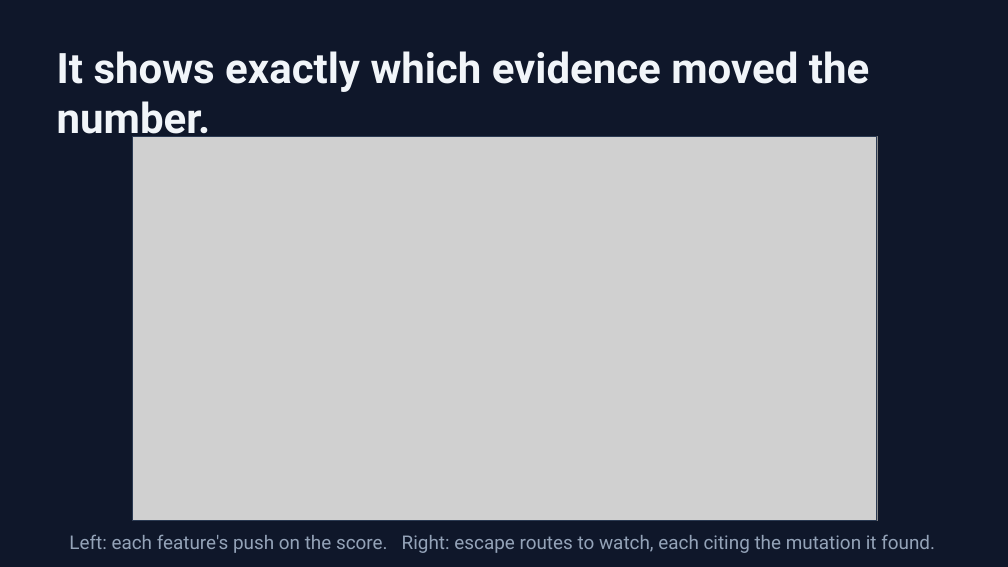
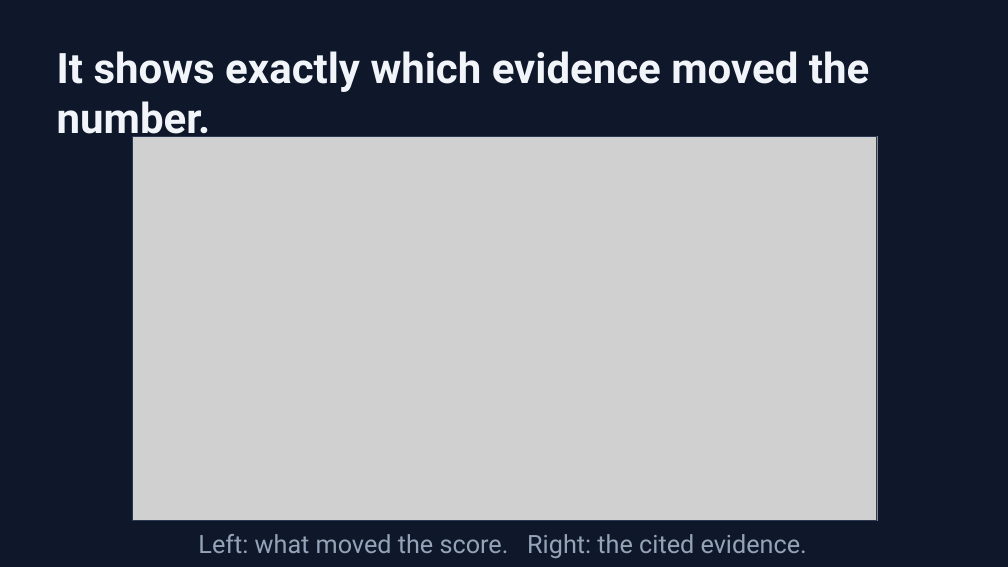
Before and after one commit to dev-abhinavmishra/resistanceai, a slide deck: slide 6 of ResistanceAI_Presentation_v9.pptx. Drawn at 1008x567 pixels with LibreOffice and Linux fonts; fonts in the diff are those of the drawing; grey boxes stand for pictures. Boxes give left, top, right and bottom in pixels: in the first picture for what was removed or moved away, otherwise in the second. Text is boxed around its words. In the diff, an @@ line names an element or a change of style, - is before the commit and + after.

```diff
--- a/ResistanceAI_Presentation_v9.pptx
+++ b/ResistanceAI_Presentation_v9.pptx
@@ text at <box>198,534,807,558</box>: text changed; size 18 to 24 pt @@
-Left: each feature's push on the score. Right: escape routes to watch, each citing the mutation it found.
+Left: what moved the score. Right: the cited evidence.
```
Also in this commit, not shown: 6 other slides changed, 1 other file.
